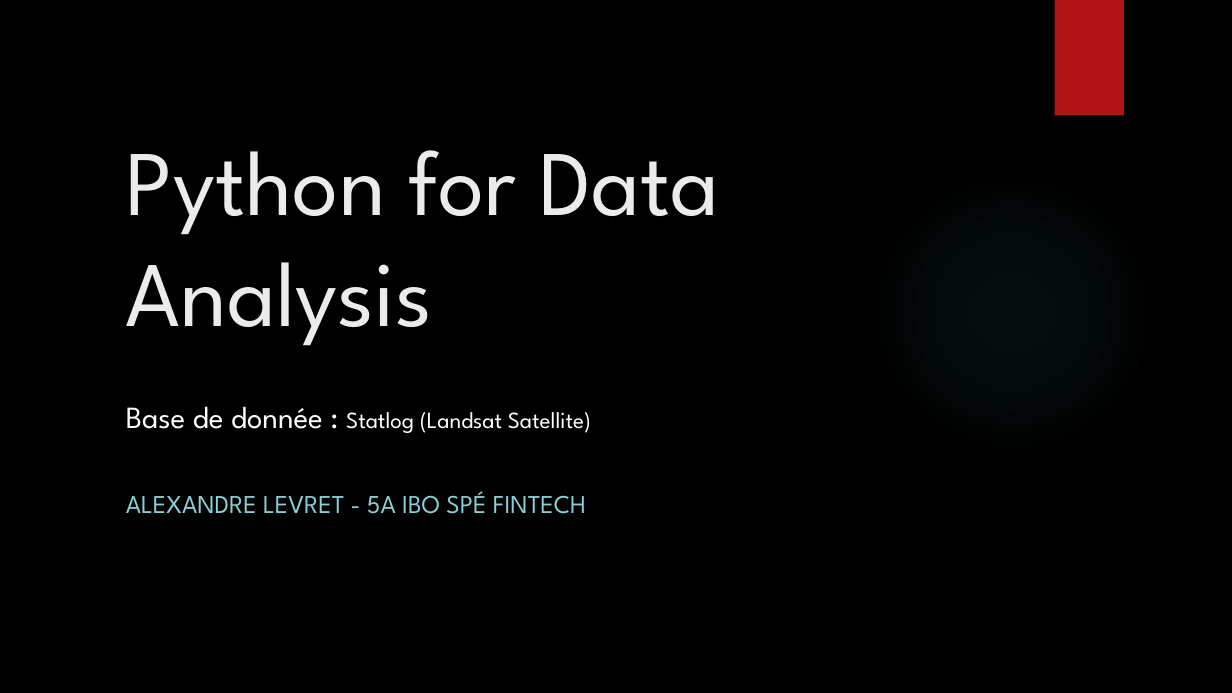
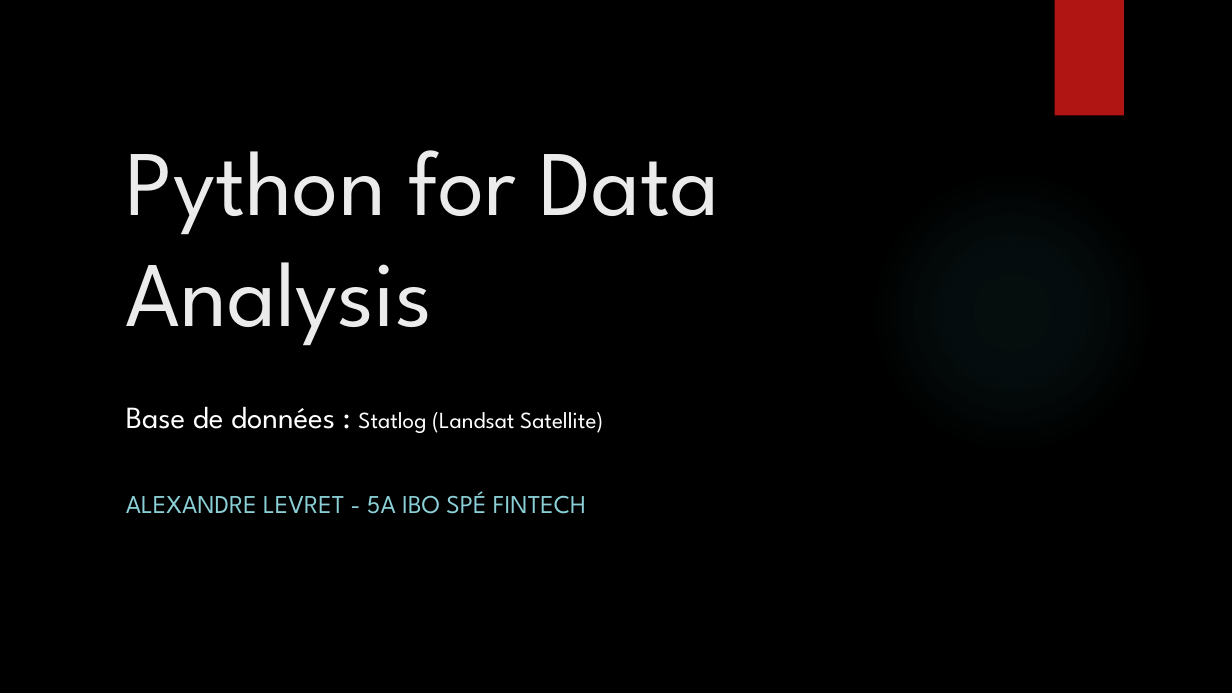
Before and after one commit to zibrata/python-data-science, a slide deck: slide 1 of presentation.pptx. Drawn at 1232x693 pixels with LibreOffice and Linux fonts; fonts in the diff are those of the drawing; background and template pictures are left out. Boxes give left, top, right and bottom in pixels: in the first picture for what was removed or moved away, otherwise in the second. Text is boxed around its words. In the diff, an @@ line names an element or a change of style, - is before the commit and + after.

```diff
--- a/presentation.pptx
+++ b/presentation.pptx
@@ text at (126,406,603,433): text changed @@
-Base de donnée : Statlog (Landsat Satellite)
+Base de données : Statlog (Landsat Satellite)
```
Also in this commit, not shown: 1 other file.
